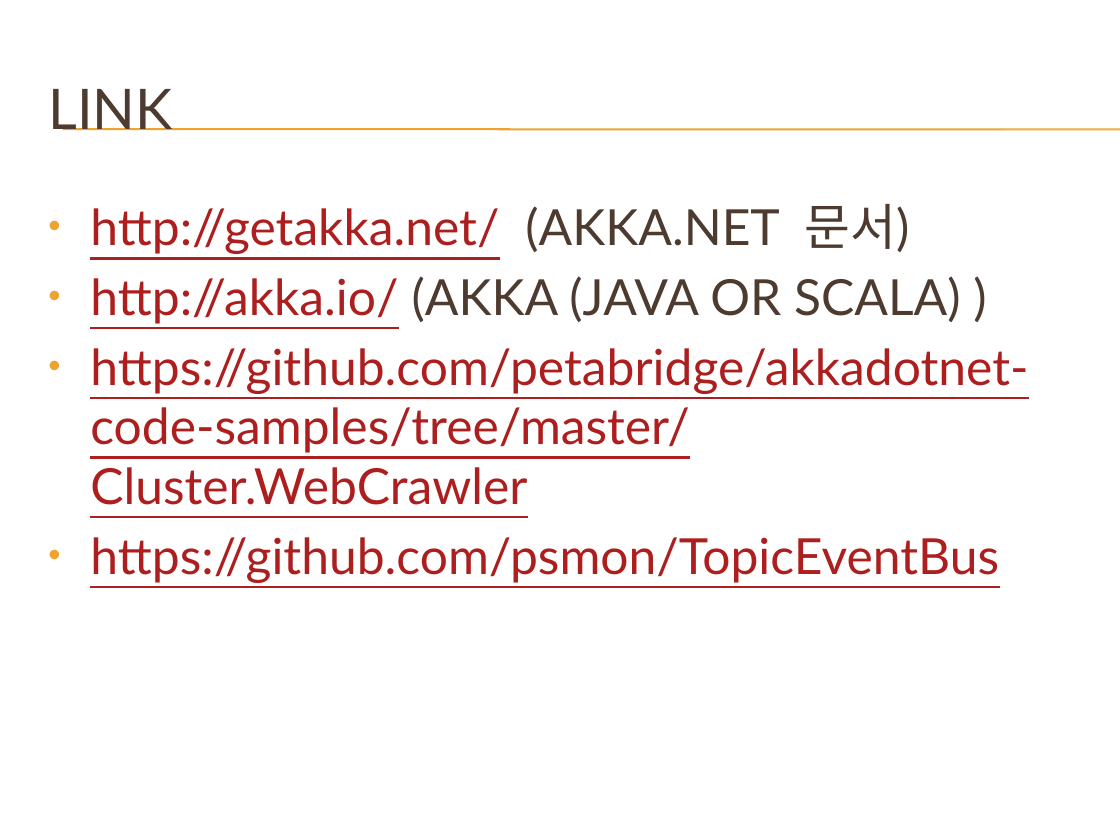
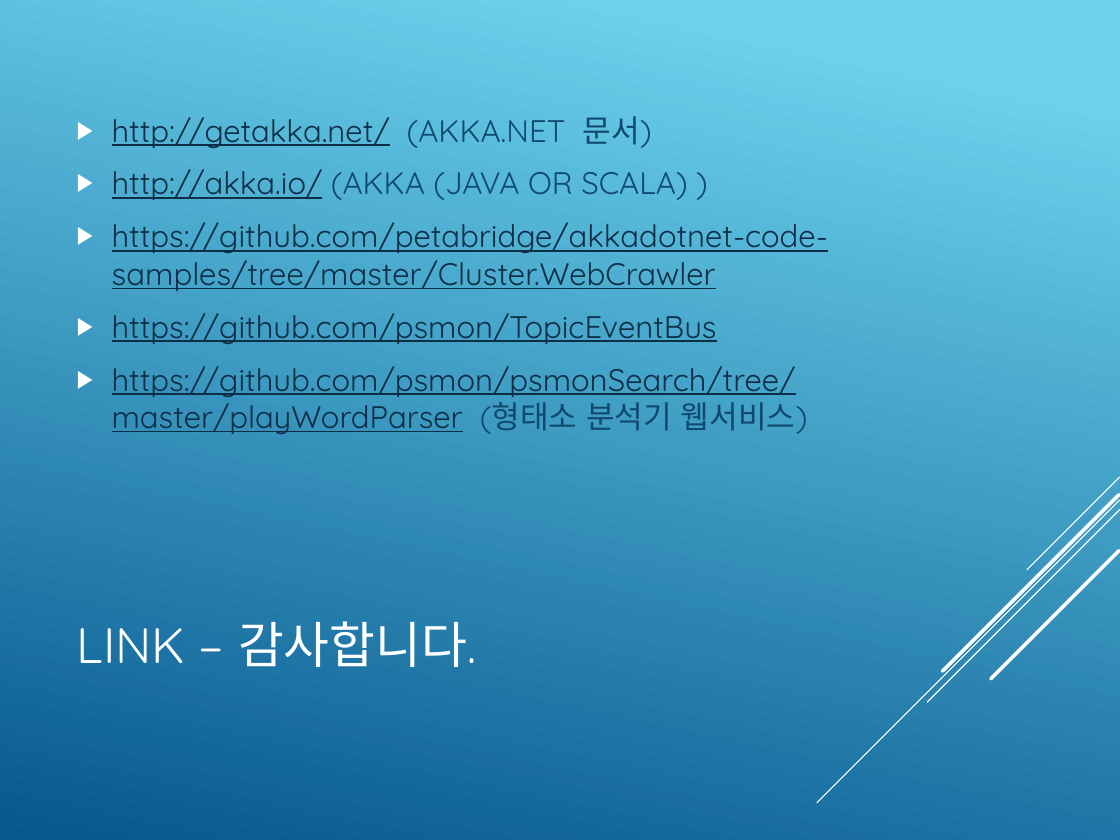
Before and after one commit to psmon/AkkaNetTest, a slide deck: slide 11 of AkkaForMicroService.pptx. Drawn at 1120x840 pixels with LibreOffice and Linux fonts; fonts in the diff are those of the drawing; background and template pictures are left out. Boxes give left, top, right and bottom in pixels: in the first picture for what was removed or moved away, otherwise in the second. Text is boxed around its words. In the diff, an @@ line names an element or a change of style, - is before the commit and + after.

```diff
--- a/AkkaForMicroService.pptx
+++ b/AkkaForMicroService.pptx
@@ background picture (left out) to gradient #6ED2EB to #06588E @@
@@ text "http://getakka.net/ (AKKA.NET 문서)": place and size @@
-text "http://getakka.net/ (AKKA.NET 문서)" at [90,204,1028,583]
+text "http://getakka.net/ (AKKA.NET 문서)" at [112,116,828,434]
@@ text "http://getakka.net/ (AKKA.NET 문서)" at [112,116,828,434]: vertical alignment top to middle @@
@@ text at [112,116,828,344]: size 32 to 20 pt, font Lato to Quicksand in "http://getakka.net/ (AKKA.NET 문서)", "http://akka.io/ (AKKA (JAVA OR SCALA) )", "https://github.com/petabridge/akkadotnet-code-samples/tree/m ...", "https://github.com/psmon/TopicEventBus"; text colour #AD1F1F to #0D2E46 in "http://getakka.net/", "http://akka.io/", "https://github.com/petabridge/akkadotnet-code-samples/tree/m ...", "https://github.com/psmon/TopicEventBus"; text colour #4E3B30 to #0F496F in "(AKKA.NET 문서)", "(AKKA (JAVA OR SCALA) )"; bullet • to ▶; more space between paragraphs; bullet colour #F0A22E to #FFFFFF @@
@@ line removed from (63, 129) to (1120, 129) @@
@@ line removed from (63, 130) to (1120, 130) @@
@@ text at [112,366,807,434]: paragraph added @@
+▶ https://github.com/psmon/psmonSearch/tree/master/playWordParser (형태소 분석기 웹서비스)
@@ group added at [818,477,1120,803]: 5 lines @@
@@ title at [77,621,476,667]: text changed; size 36 to 32 pt; font Lato to Quicksand; text colour #4E3B30 to #FFFFFF @@
-LINK
+LINK – 감사합니다.
```
Also in this commit, not shown: 9 other slides changed, 1 slide added, 1 slide removed, 5 other files.
